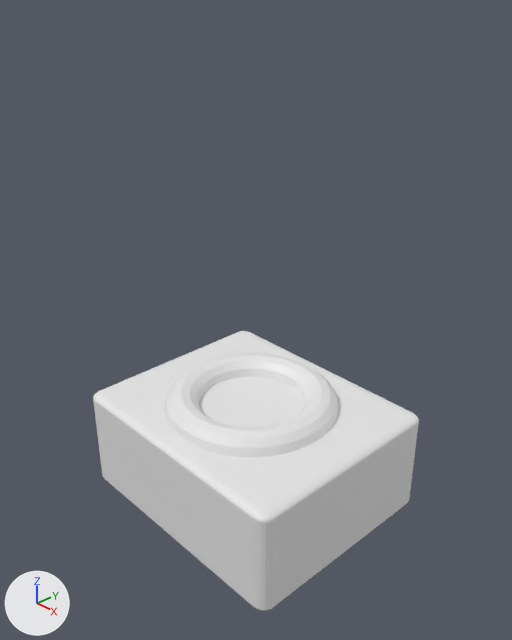
One commit to the Blender file Soleac_Modelo.blend: the scene before it, then after it.
Both versions are drawn from a 50 mm lens placed at (0.202, -0.188, 0.051), pointed at (0.004, -0.001, -0.085). Lighting does not change. The marker at lower left points along +X, +Y and +Z. The first picture is the older version.

Names of what the first picture shows: 'Cubo.003', 'Toroide'.
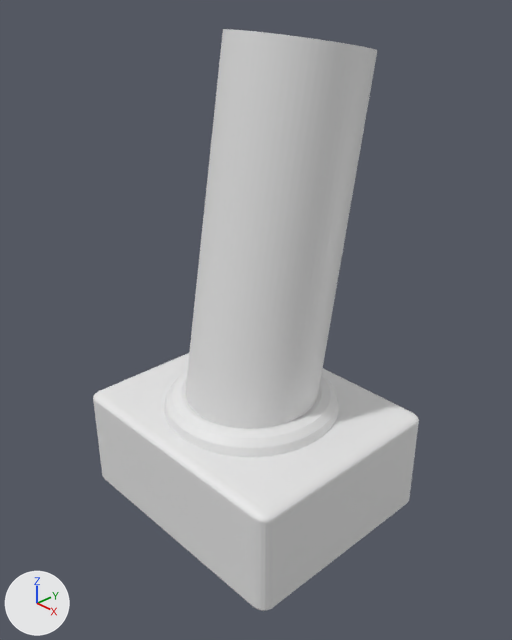
Pixel boxes [x1, y1, x2, y2] of what changed, in the pictures (512 x 640 px):
'Cilindro', added
    after: [185, 29, 377, 429]

Edits to the bpy script that builds the scene:
```text
Add me_cilindro_001:
    me_cilindro_001.from_pydata(...)  # a 64-sided cylinder along z spanning x -0.0225..0.0225, y -0.0225..0.0225, z -0.075..0.075
Add ob_cilindro:
    ob_cilindro = bpy.data.objects.new('Cilindro', me_cilindro_001)
    ob_cilindro.location = (0.0, 0.0123, -0.0533)
    ob_cilindro.rotation_euler = (-0.175, 0.0, 0.0)  # degrees (-10, 0, 0)
    ob_cilindro.scale = (1.33, 1.33, 1.07)
```
